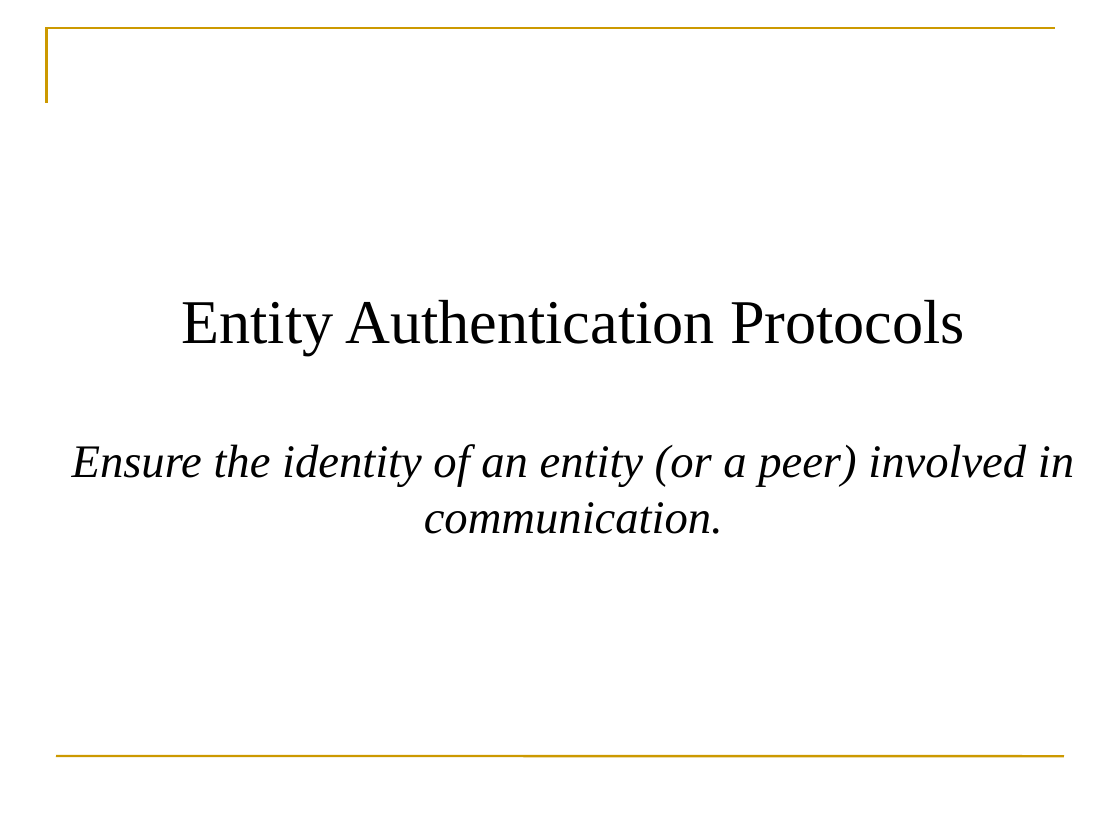
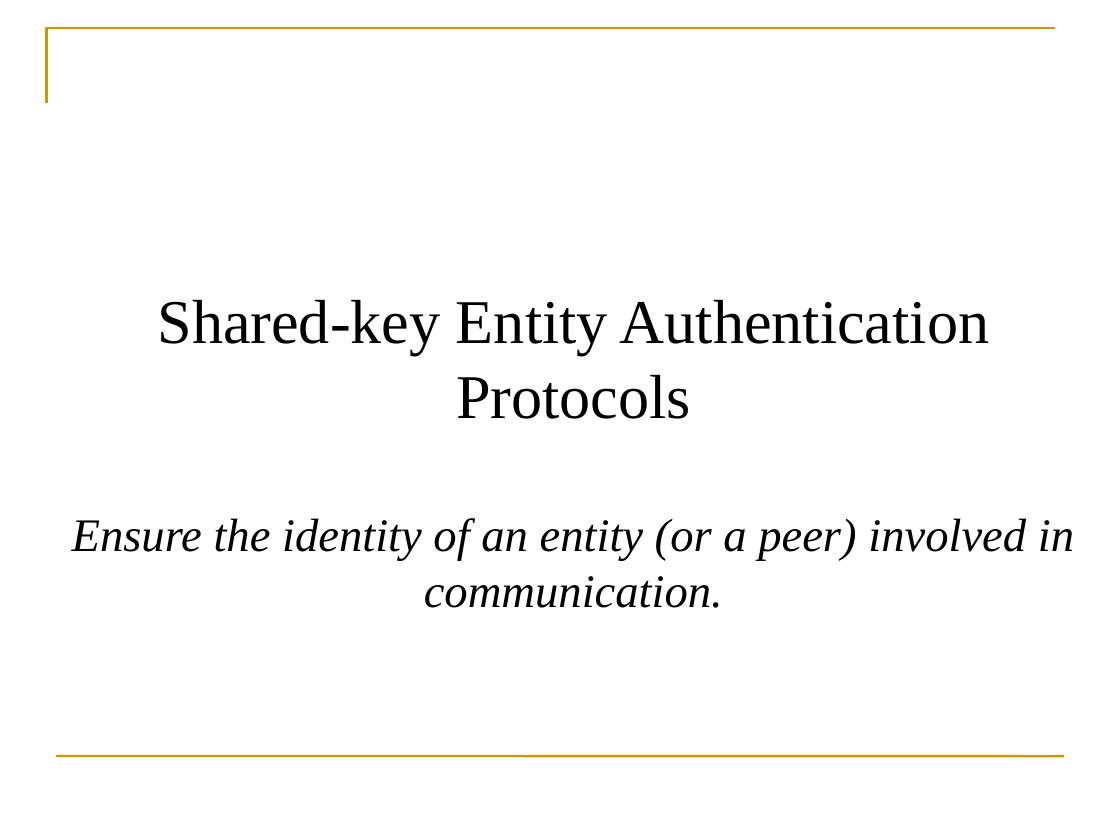
Before and after one commit to GhadaAlmashaqbeh/GhadaAlmashaqbeh.github.io, a slide deck: slide 9 of courses/cse3400-f2024/lecture8.pptx (slide 14 before the commit). Drawn at 1120x840 pixels with LibreOffice and Linux fonts; fonts in the diff are those of the drawing. Boxes give left, top, right and bottom in pixels: in the first picture for what was removed or moved away, otherwise in the second. Text is boxed around its words. In the diff, an @@ line names an element or a change of style, - is before the commit and + after.

```diff
--- a/courses/cse3400-f2024/lecture8.pptx
+++ b/courses/cse3400-f2024/lecture8.pptx
@@ title at box(72, 299, 1074, 608): text changed @@
-Entity Authentication Protocols
-Ensure the identity of an entity (or a peer) involved in communication.
+Shared-key Entity Authentication Protocols
+Ensure the identity of an entity (or a peer) involved in communication.
```
Also in this commit, not shown: 12 other slides changed, 5 slides removed, 3 other files.
